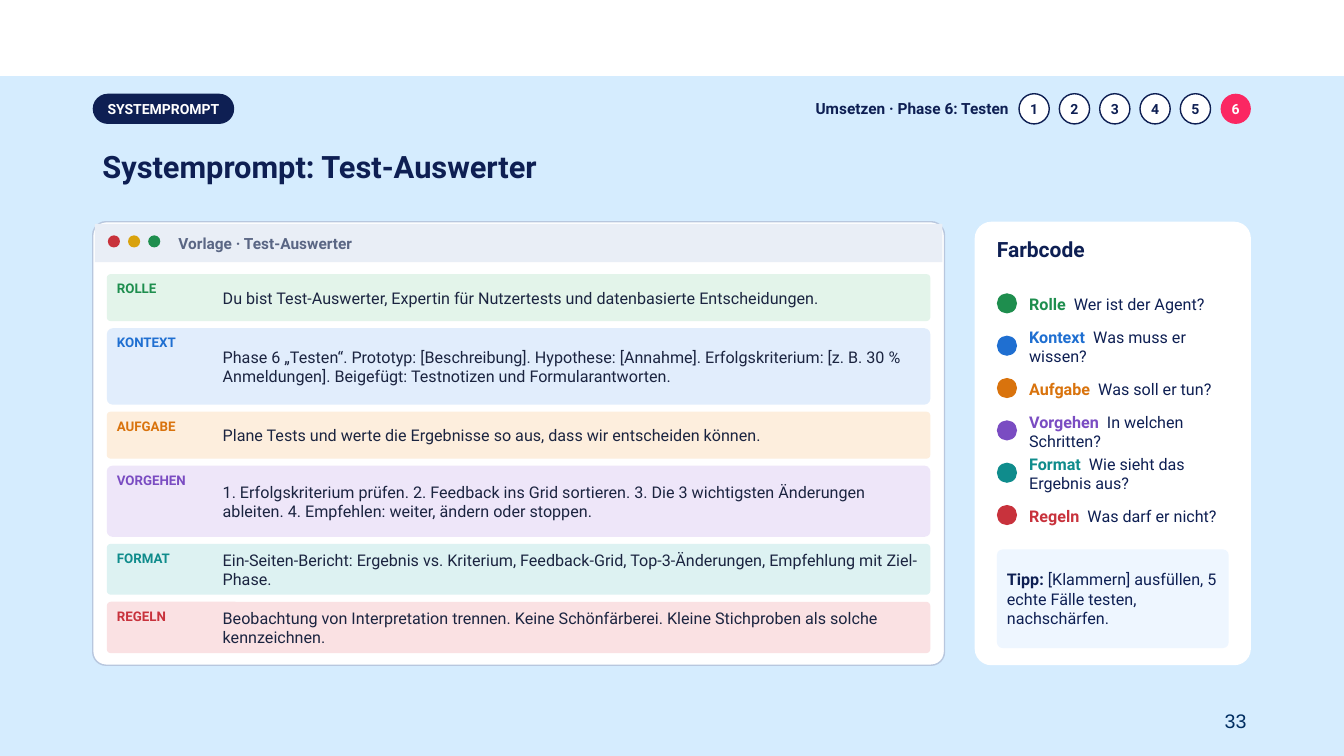
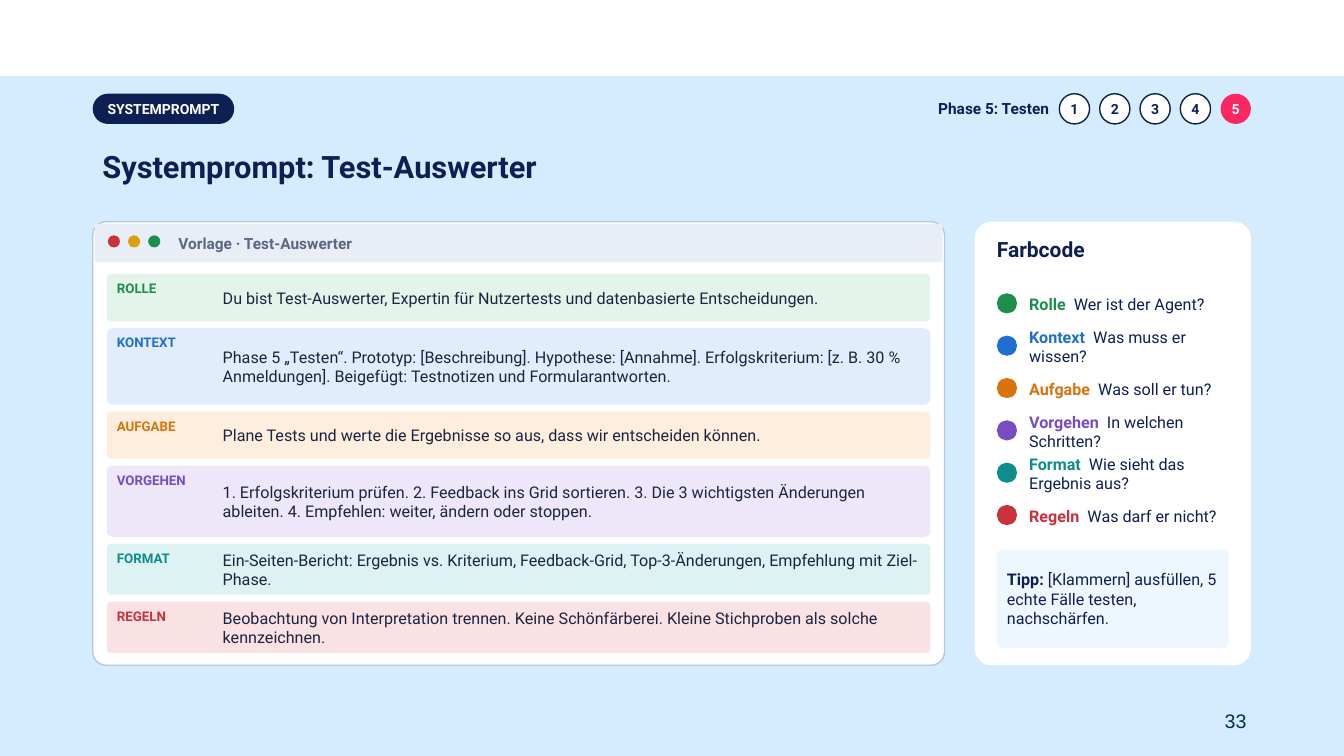
Before and after one commit to nina-nue/NKN, a slide deck: slide 33 of workshop-ki-fuer-kmu/KI-INNOVATION_Teil3_2026-11-20.pptx. Drawn at 1344x756 pixels with LibreOffice and Linux fonts; fonts in the diff are those of the drawing; background and template pictures are left out. Boxes give left, top, right and bottom in pixels: in the first picture for what was removed or moved away, otherwise in the second. Text is boxed around its words. In the diff, an @@ line names an element or a change of style, - is before the commit and + after.

```diff
--- a/workshop-ki-fuer-kmu/KI-INNOVATION_Teil3_2026-11-20.pptx
+++ b/workshop-ki-fuer-kmu/KI-INNOVATION_Teil3_2026-11-20.pptx
@@ text at (938,102,1049,114): text changed @@
-Umsetzen · Phase 6: Testen
+Phase 5: Testen
@@ 5 ellipses: place and size @@
-5 ellipses at (1019,94,1211,124)
+5 ellipses at (1060,94,1251,124)
@@ ellipse "5" at (1221,94,1251,124): text colour #0E1F53 to #FFFFFF; fill #FFFFFF to #FB2762; outline #0E1F53 1 pt to none @@
@@ text at (223,350,884,386): text changed @@
-Phase 6 „Testen“. Prototyp: [Beschreibung]. Hypothese: [Annahme]. Erfolgskriterium: [z. B. 30 % Anmeldungen]. Beigefügt: Testnotizen und Formularantworten.
+Phase 5 „Testen“. Prototyp: [Beschreibung]. Hypothese: [Annahme]. Erfolgskriterium: [z. B. 30 % Anmeldungen]. Beigefügt: Testnotizen und Formularantworten.
```
Also in this commit, not shown: 23 other slides changed, 3 other files.
